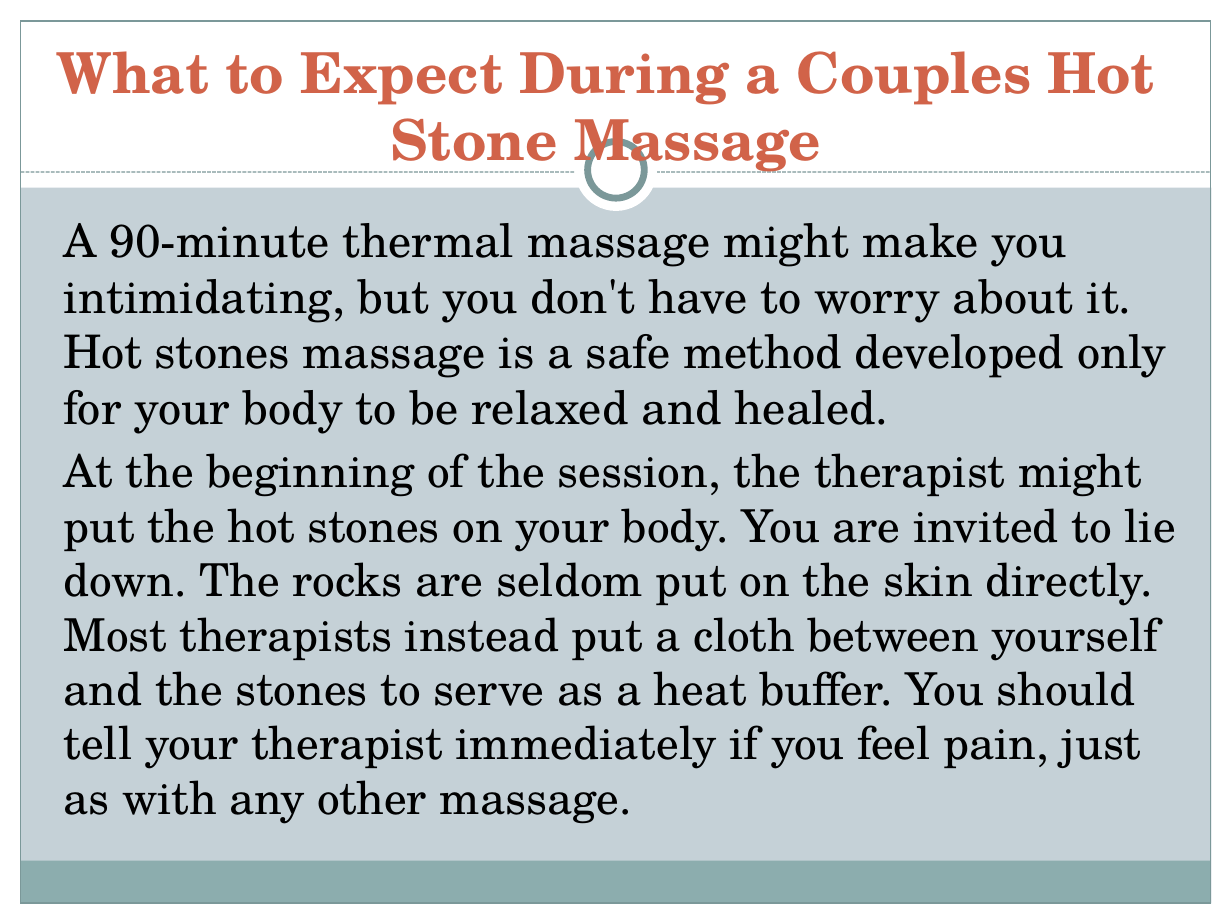
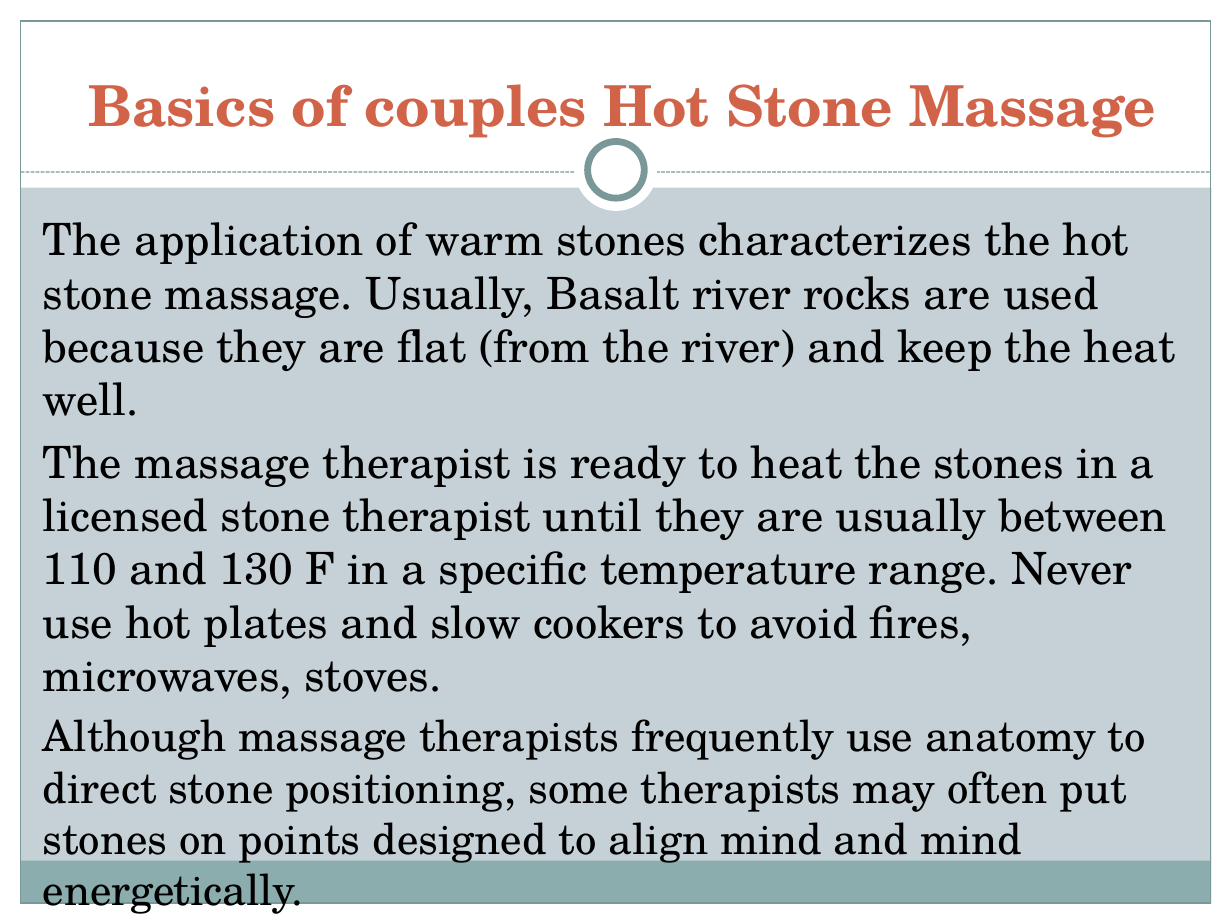
Before and after one commit to RichardBerlin345/RichardBerlin345, a slide deck: slide 3 of Couples Hot Stone Massage.pptx. Drawn at 1232x924 pixels with LibreOffice and Linux fonts; fonts in the diff are those of the drawing. Boxes give left, top, right and bottom in pixels: in the first picture for what was removed or moved away, otherwise in the second. Text is boxed around its words. In the diff, an @@ line names an element or a change of style, - is before the commit and + after.

Commit message:
Couples Hot Stone Massage

```diff
--- a/Couples Hot Stone Massage.pptx
+++ b/Couples Hot Stone Massage.pptx
@@ title at <box>88,84,1157,145</box>: text changed @@
-What to Expect During a Couples Hot Stone Massage
+Basics of couples Hot Stone Massage
@@ text at <box>43,222,1175,918</box>: text changed; size 26.5 to 26 pt @@
-A 90-minute thermal massage might make you intimidating, but you don't have to worry about it. Hot stones massage is a safe method developed only for your body to be relaxed and healed.
-At the beginning of the session, the therapist might put the hot stones on your body. You are invited to lie down. The rocks are seldom put on the skin directly. Most therapists instead put a cloth between yourself and the stones to serve as a heat buffer. You should tell your therapist immediately if you feel pain, just as with any other massage.
+The application of warm stones characterizes the hot stone massage. Usually, Basalt river rocks are used because they are flat (from the river) and keep the heat well.
+The massage therapist is ready to heat the stones in a licensed stone therapist until they are usually between 110 and 130 F in a specific temperature range. Never use hot plates and slow cookers to avoid fires, microwaves, stoves.
+Although massage therapists frequently use anatomy to direct stone positioning, some therapists may often put stones on points designed to align mind and mind energetically.
```
Also in this commit, not shown: 7 other slides changed, 3 slides added, 3 slides removed.
